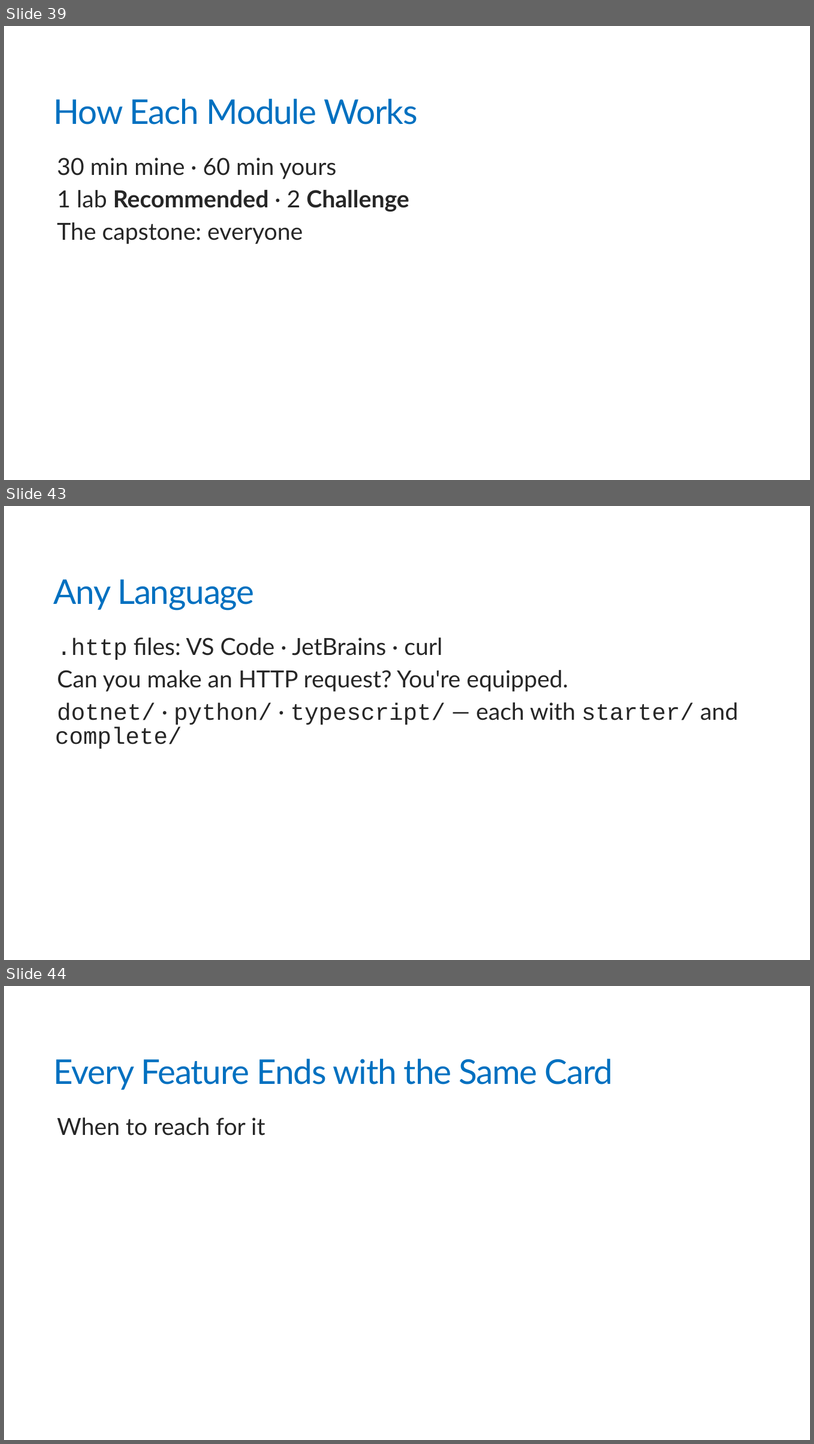
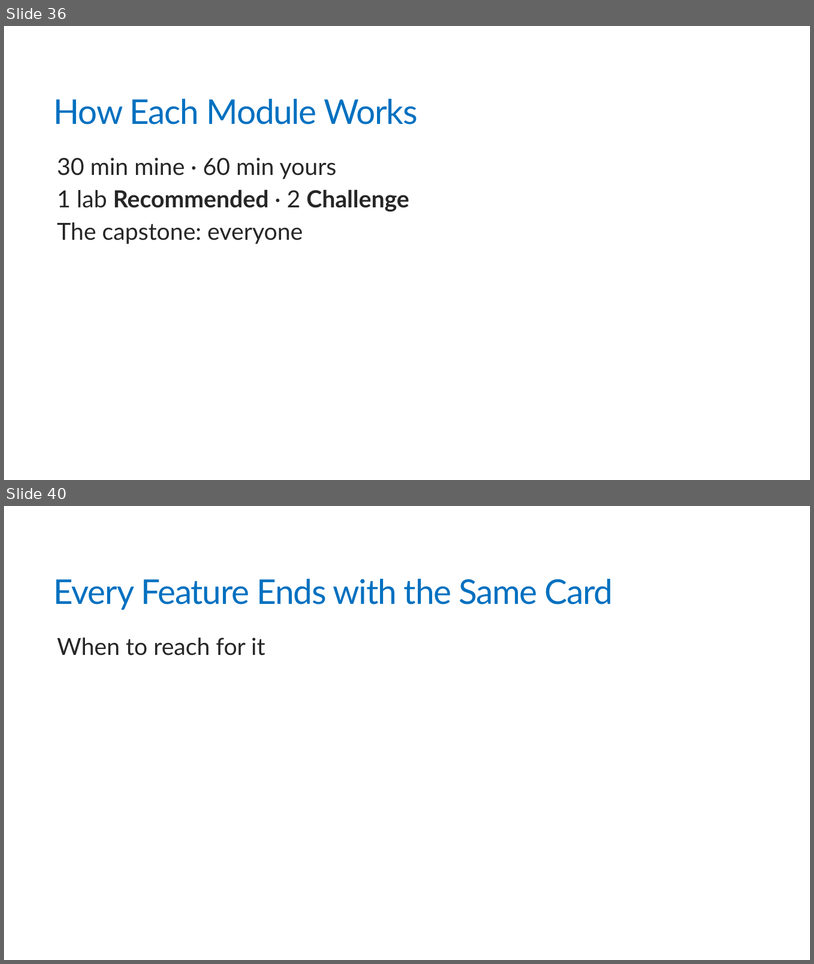
Before and after one commit to trailheadtechnology/10-ai-features-workshop, a slide deck: docs/slides/pptx/M0-opening.pptx. Shown one above the other, each under a label of ours: slides 39, 43 and 44 before the commit, slides 36 and 40 after it; the slides between them are not shown. The pictures are 814x1444 and 814x964 pixels, drawn with LibreOffice and Linux fonts; fonts in the diff are those of the drawing. Boxes give left, top, right and bottom in pixels: in the first picture for what was removed or moved away, otherwise in the second. Text is boxed around its words. In the diff, an @@ line names an element or a change of style, - is before the commit and + after.

```diff
--- a/docs/slides/pptx/M0-opening.pptx
+++ b/docs/slides/pptx/M0-opening.pptx
@@ slide 43 removed at box(4, 506, 810, 960), background #FFFFFF @@
@@ title removed at box(54, 579, 255, 610) @@
-Any Language
@@ text removed at box(55, 637, 738, 748) @@
-  .http files: VS Code · JetBrains · curl
-  Can you make an HTTP request? You're equipped.
-  dotnet/ · python/ · typescript/ — each with starter/ and complete/
@@ what was slide 39 is now slide 36 @@
@@ what was slide 44 is now slide 40 @@
```
Also in this commit, not shown: 12 slides changed, 2 slides added, 8 other slides removed, 59 other files.
